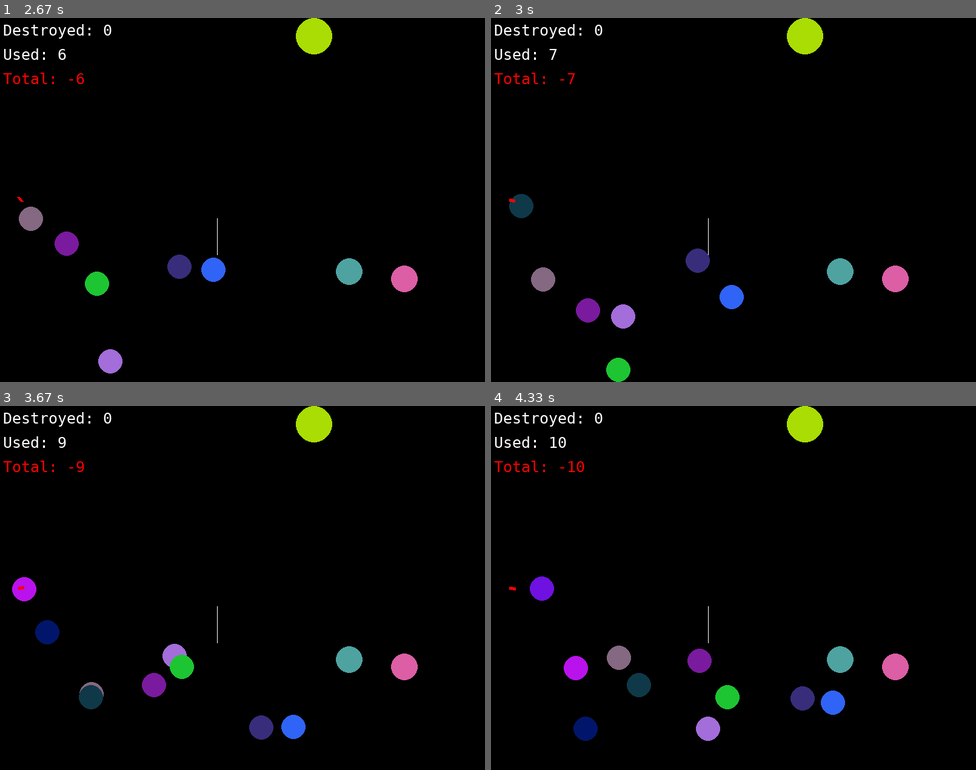
Above: before the commit, frames 1-4 (two rows, left to right).
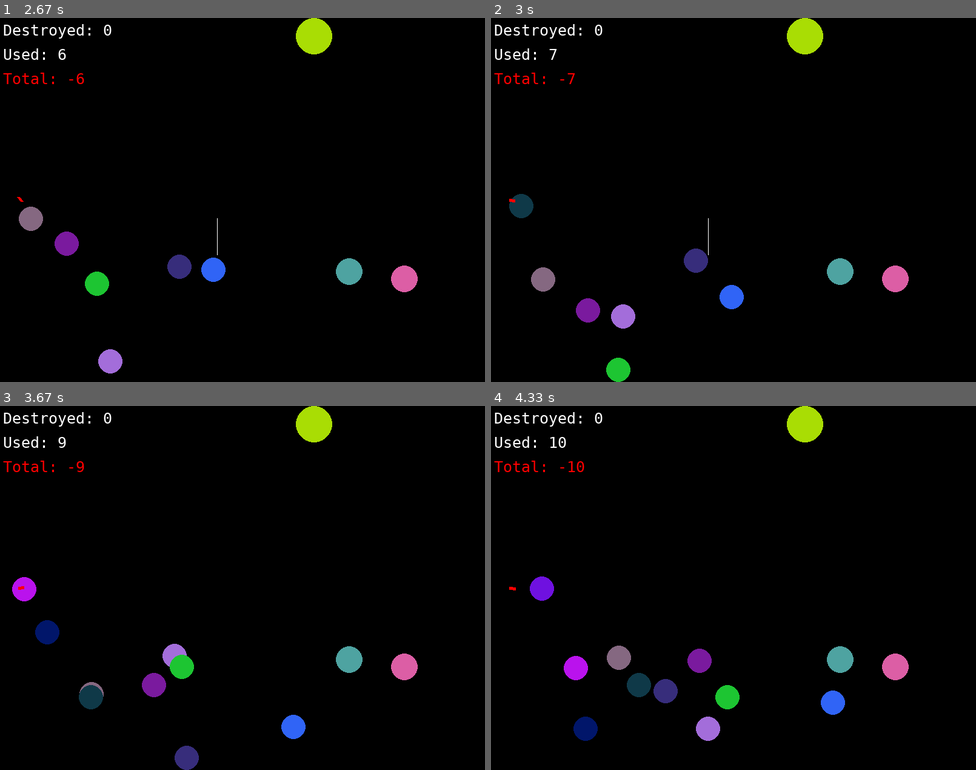
Above: after the commit, the same moments.

Repository: python-practice-b02-006/Biglov
Game: pygame game, started from lab_5/pygame_gun.py
Two runs of this game, one before a commit and one after it. Both use one fixed random seed, a clock stepped at 60 frames per second and the inputs below.
Inputs (mouse positions are in pixels of both pictures, inside the frame that each line leads up to):
- Up to frame 1 (2.67 s): click (242, 200) at 0.42 s; hold Up 0.67-1.13 s; click (310, 294) at 0.8 s; hold Down 1.17-1.53 s; click (111, 123) at 1.3 s; hold Up 1.57-1.87 s; move the mouse to (252, 119) at 1.6 s; click (252, 119) at 1.7 s; hold Down 1.9-2.2 s; move the mouse to (368, 229) at 1.93 s; click (368, 229) at 2.03 s; hold Up 2.23-2.6 s; move the mouse to (111, 301) at 2.27 s; click (111, 301) at 2.37 s; hold Down from 2.63 s (still down)
- Up to frame 2 (3 s): keep holding Down; click (854, 265) at 2.77 s
- Up to frame 3 (3.67 s): release Down at 3 s; hold Up 3.03-3.33 s; click (155, 682) at 3.17 s; hold Down from 3.37 s (still down); click (266, 566) at 3.5 s
- Up to frame 4 (4.33 s): release Down at 3.67 s; hold Up 3.7-4.07 s; click (665, 482) at 3.83 s; hold Down from 4.1 s (still down); click (912, 638) at 4.23 s

Frame 1 is identical in both runs. In frame 2, less than 0.1% of the frame differs, in the area x 39-46%, y 63-70%; in frame 3, 0.5%, in the area x 36-57%, y 55-100%; in frame 4, 0.5%.

Commit message:
imporved collision with obstacle ends

Diff:
--- a/lab_5/pygame_gun.py
+++ b/lab_5/pygame_gun.py
@@ -10,6 +10,16 @@
 RED = (255, 0, 0)
 
 pg.init()
+
+def trunc_value(x, a, b):
+    '''
+    if x is inside [a,b] segment, returns x, otherwise return the closest end of segment
+    '''
+    if a <= x and x <= b:
+        return x
+    if x < a:
+        return a
+    return b
 
 def choose_color():
     return (randint(0, 255), randint(0, 255), randint(0, 255))
@@ -153,9 +163,15 @@
     def check_collision(self, ball):
         dx = self.coord[0] - ball.coord[0]
         dy = self.coord[1] - ball.coord[1]
-        if np.abs(dx) < ball.rad and np.abs(dy) < self.height//2:
-            ball.coord[0] += np.sign(ball.vel[0])*(dx - ball.rad)
-            ball.vel[0] *= -1
+        if np.abs(dx) < ball.rad and np.abs(dy) < self.height//2 + ball.rad:
+            sgn = np.sign(ball.vel[0])
+            if sgn == 0:
+                sgn = 1
+            ball.coord[0] += sgn*(dx - ball.rad)
+
+            ax_x = ball.coord[0] - self.coord[0]
+            ax_y = ball.coord[1] - trunc_value(ball.coord[1], self.beg[1], self.end[1])
+            ball.flip_vel([ax_x, ax_y])
 
             self.is_alive = False
 
